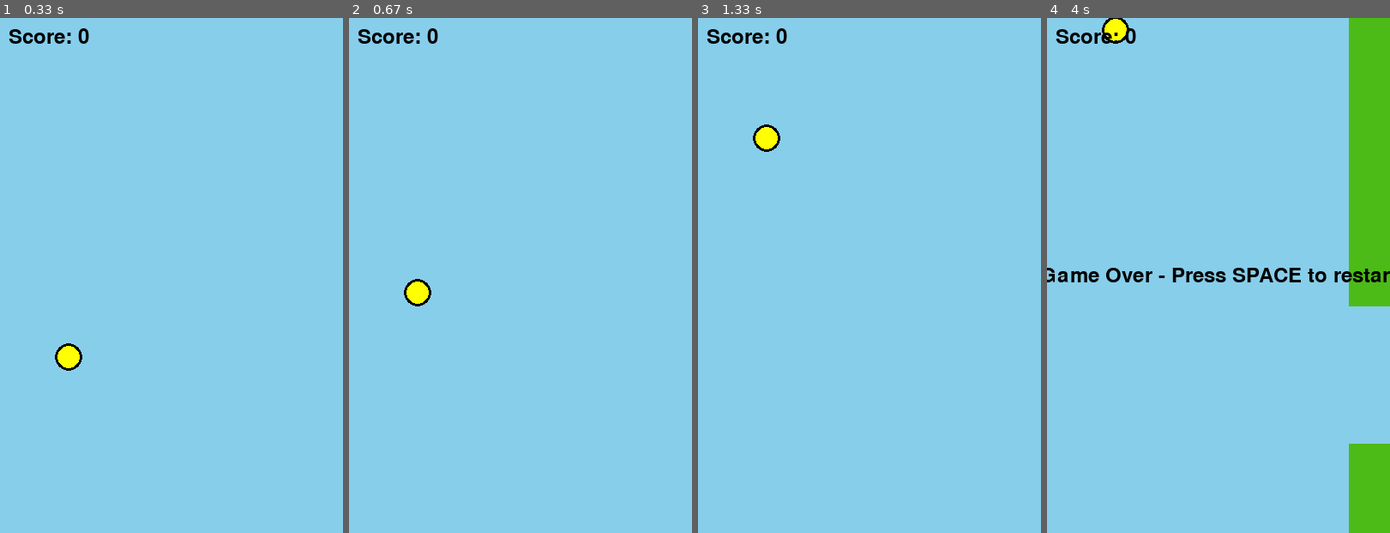
Above: before the commit, frames 1-4 (left to right).
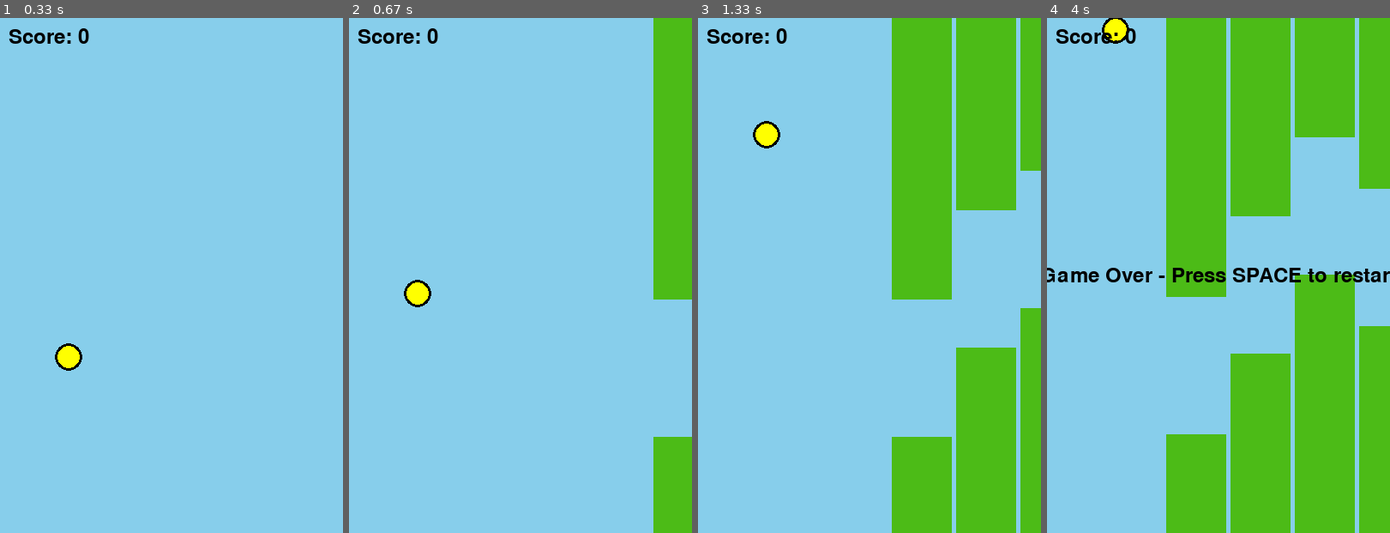
Above: after the commit, the same moments.

Repository: brignano/my-ai-games
Game: pygame game, started from src/flappy/app/play_human.py
Two runs of this game, one before a commit and one after it. Both use one fixed random seed, a clock stepped at 60 frames per second and the inputs below.
Inputs:
- Up to frame 1 (0.33 s): no input
- Up to frame 2 (0.67 s): tap Space at 0.33 s
- Up to frame 3 (1.33 s): tap Space at 0.73, 1.03, 1.23 s
- Up to frame 4 (4 s): tap Space at 1.57, 1.87, 2.07, 2.37, 2.63, 2.97, 3.27, 3.4, 3.8 s

Frame 1 is identical in both runs. In frame 2, 8.3% of the frame differs, in the area x 16-100%, y 0-100%; in frame 3, 30%; in frame 4, 43%, in the area x 34-100%, y 0-100%.

Commit message:
Implement abstract Agent class and add HeuristicAgent for Flappy Bird
- Created an abstract base class `Agent` in `src/common/agent.py` that defines the structure for all agents, requiring implementation of `select_action` and `learn` methods.
- Developed a `HeuristicAgent` in `src/flappy/agents/heuristic_agent.py` that uses a simple heuristic to decide actions based on the bird's position relative to the pipe gap.

Diff:
--- a/src/agents/__init__.py
+++ /dev/null
@@ -1 +0,0 @@
-"""Agents package."""
--- a/src/agents/heuristics.py
+++ /dev/null
@@ -1,26 +0,0 @@
-"""Simple heuristic agents for games."""
-
-
-def flappy_heuristic(state):
-    """
-    Simple rule-based agent for Flappy Bird.
-
-    Args:
-        state: observation from FlappyGame, format:
-               [bird_y_norm, bird_v_norm, pipe_dx_norm, gap_center_y_norm]
-
-    Returns:
-        action: 0 (no-op) or 1 (flap)
-
-    Strategy:
-        - If bird is below the gap center, flap
-        - Otherwise, don't flap
-    """
-    bird_y_norm = state[0]
-    gap_center_y_norm = state[3]
-
-    # Flap if bird is below the gap center
-    if bird_y_norm > gap_center_y_norm:
-        return 1  # flap
-    else:
-        return 0  # no-op
--- /dev/null
+++ b/src/common/agent.py
@@ -0,0 +1,19 @@
+from abc import ABC, abstractmethod
+
+class Agent(ABC):
+    """
+    Abstract base class for all agents in any game.
+    Agents must implement select_action and learn methods.
+    """
+    def __init__(self, action_space):
+        self.action_space = action_space
+
+    @abstractmethod
+    def select_action(self, obs):
+        """Given an observation, select an action."""
+        pass
+
+    @abstractmethod
+    def learn(self, *args, **kwargs):
+        """Optional: update agent based on experience (can be a no-op)."""
+        pass
--- /dev/null
+++ b/src/flappy/agents/heuristic_agent.py
@@ -0,0 +1,24 @@
+import random
+from src.common.agent import Agent
+
+class HeuristicAgent(Agent):
+    """
+    A simple heuristic agent for Flappy Bird:
+    - Flap if the bird is below the center of the next pipe gap.
+    - Otherwise, do nothing.
+    """
+    def __init__(self, action_space):
+        super().__init__(action_space)
+
+    def select_action(self, obs):
+        # obs: [bird_y_norm, bird_v_norm, pipe_dx_norm, gap_center_y_norm]
+        bird_y = obs[0]
+        gap_center = obs[3]
+        # Flap if bird is below the gap center
+        if bird_y < gap_center:
+            return 1  # Flap
+        else:
+            return 0  # No-op
+
+    def learn(self, *args, **kwargs):
+        pass  # No learning for heuristic agent
--- a/src/flappy/agents/random_agent.py
+++ b/src/flappy/agents/random_agent.py
@@ -1,11 +1,12 @@
 import numpy as np
+from src.common.agent import Agent
 
-class RandomAgent:
+class RandomAgent(Agent):
     """
     A simple agent that takes random actions from the environment's action space.
     """
     def __init__(self, action_space):
-        self.action_space = action_space
+        super().__init__(action_space)
 
     def select_action(self, observation):
         return self.action_space.sample()
--- a/src/flappy/app/play_human.py
+++ b/src/flappy/app/play_human.py
@@ -1,22 +1,6 @@
 import pygame
-import random
 import sys
-
-# Game constants
-SCREEN_W, SCREEN_H = 400, 600
-FPS = 60
-
-# Bird properties
-BIRD_X = 80
-BIRD_RADIUS = 16
-GRAVITY = 0.5
-FLAP_STRENGTH = -9
-
-# Pipe properties
-PIPE_WIDTH = 70
-GAP_SIZE = 160
-PIPE_SPEED = 3
-PIPE_INTERVAL = 1500  # ms
+from src.flappy.game import FlappyGame
 
 # Colors
 WHITE = (255, 255, 255)
@@ -24,20 +8,78 @@
 GREEN = (76, 187, 23)
 BLACK = (0, 0, 0)
 
-# Global variables for pygame objects (initialized in main)
-screen = None
-clock = None
-font = None
 
-def new_pipe(x):
-    gap_y = random.randint(100, SCREEN_H - 100 - GAP_SIZE)
-    top = pygame.Rect(x, 0, PIPE_WIDTH, gap_y)
-    bottom = pygame.Rect(x, gap_y + GAP_SIZE, PIPE_WIDTH, SCREEN_H - (gap_y + GAP_SIZE))
-    return {"top": top, "bottom": bottom, "passed": False}
+def draw_bird(screen, game):
+    pygame.draw.circle(screen, BLACK, (game.BIRD_X,
+                       int(game.bird_y)), game.BIRD_RADIUS)
+    pygame.draw.circle(screen, (255, 255, 0), (game.BIRD_X,
+                       int(game.bird_y)), game.BIRD_RADIUS - 3)
 
-def draw_bird(y):
-    pygame.draw.circle(screen, BLACK, (BIRD_X, int(y)), BIRD_RADIUS)
-    pygame.draw.circle(screen, (255,255,0), (BIRD_X, int(y)), BIRD_RADIUS - 3)  # inner
+
+def draw_pipes(screen, game):
+    for p in game.pipes:
+        # Top pipe
+        pygame.draw.rect(screen, GREEN, pygame.Rect(
+            p["top_x"], 0, game.PIPE_WIDTH, p["top_h"]))
+        # Bottom pipe
+        pygame.draw.rect(screen, GREEN, pygame.Rect(
+            p["bottom_x"], p["bottom_y"], game.PIPE_WIDTH, p["bottom_h"]))
+
+
+def main():
+    pygame.init()
+    screen = pygame.display.set_mode(
+        (FlappyGame.SCREEN_W, FlappyGame.SCREEN_H))
+    clock = pygame.time.Clock()
+    font = pygame.font.SysFont(None, 36)
+    FPS = 60
+
+    running = True
+    game = FlappyGame()
+    obs = game.reset()
+    game_over = False
+
+    while running:
+        dt = clock.tick(FPS)
+        for event in pygame.event.get():
+            if event.type == pygame.QUIT:
+                running = False
+                break
+            if event.type == pygame.KEYDOWN:
+                if event.key == pygame.K_SPACE:
+                    if game.done:
+                        obs = game.reset()
+                    else:
+                        obs, reward, done, info = game.step(
+                            FlappyGame.ACTION_FLAP)
+                if event.key == pygame.K_ESCAPE:
+                    running = False
+
+        if not game.done:
+            obs, reward, done, info = game.step(FlappyGame.ACTION_NOOP)
+
+        # drawing
+        screen.fill(SKY)
+        draw_bird(screen, game)
+        draw_pipes(screen, game)
+
+        score_surf = font.render(f"Score: {game.score}", True, BLACK)
+        screen.blit(score_surf, (10, 10))
+
+        if game.done:
+            go = font.render("Game Over - Press SPACE to restart", True, BLACK)
+            rect = go.get_rect(
+                center=(FlappyGame.SCREEN_W//2, FlappyGame.SCREEN_H//2))
+            screen.blit(go, rect)
+
+        pygame.display.flip()
+
+    pygame.quit()
+    sys.exit()
+
+
+if __name__ == "__main__":
+    main()
 
 def draw_pipes(pipes):
     for p in pipes:
--- a/src/flappy/app/train_agent.py
+++ b/src/flappy/app/train_agent.py
@@ -2,23 +2,41 @@
 Train a random agent in the Flappy Bird Gym environment (for demonstration).
 """
 
-import os
-import sys
-from dotenv import load_dotenv
-load_dotenv()
-from src.flappy.env.pygame_flappy_env import PygameFlappyEnv
-from src.flappy.agents.random_agent import RandomAgent
 
-NUM_EPISODES = 5
+def get_agent_class(name):
+    if name == "random":
+        from src.flappy.agents.random_agent import RandomAgent
+        return RandomAgent
+    elif name == "heuristic":
+        from src.flappy.agents.heuristic_agent import HeuristicAgent
+        return HeuristicAgent
+    else:
+        raise ValueError(f"Unknown agent: {name}")
 
 
 def main():
+    import argparse
+    import os
+    from src.flappy.env.pygame_flappy_env import PygameFlappyEnv
+    from dotenv import load_dotenv
+    load_dotenv()
 
-    render = os.environ.get("RENDER") == "1" or "--render" in sys.argv
+    parser = argparse.ArgumentParser()
+    parser.add_argument("--agent", type=str, default=os.environ.get("AGENT",
+                        "random"), help="Agent to use: random or heuristic")
+    parser.add_argument("--render", action="store_true",
+                        help="Render the environment")
+    parser.add_argument("--episodes", type=int, default=int(
+        os.environ.get("NUM_EPISODES", 5)), help="Number of episodes to run")
+    args = parser.parse_args()
+
+    render = os.environ.get("RENDER") == "1" or args.render
     env = PygameFlappyEnv()
-    agent = RandomAgent(env.action_space)
 
-    for episode in range(NUM_EPISODES):
+    AgentClass = get_agent_class(args.agent)
+    agent = AgentClass(env.action_space)
+
+    for episode in range(args.episodes):
         obs, info = env.reset()
         done = False
         total_reward = 0
@@ -27,7 +45,7 @@
         while not done:
             action = agent.select_action(obs)
             obs, reward, done, truncated, info = env.step(action)
-            agent.learn(obs, reward, done, info)  # No-op for random agent
+            agent.learn(obs, reward, done, info)
             total_reward += reward
             steps += 1
             if render:
@@ -39,3 +57,4 @@
 
 if __name__ == "__main__":
     main()
+    main()
--- a/src/snake/app/play_human.py
+++ b/src/snake/app/play_human.py
@@ -1,12 +1,7 @@
 import pygame
-import random
 import sys
-
-# Game constants
-CELL = 20
-COLS, ROWS = 20, 20
-SCREEN_W, SCREEN_H = COLS * CELL, ROWS * CELL
-FPS = 10
+import numpy as np
+from src.snake.game import SnakeGame
 
 # Colors
 WHITE = (255, 255, 255)
@@ -15,36 +10,33 @@
 RED = (200, 0, 0)
 BLUE = (50, 150, 255)
 
-# Global variables for pygame objects (initialized in main)
-screen = None
-clock = None
-font = None
+CELL = 20
+SCREEN_W, SCREEN_H = SnakeGame.COLS * CELL, SnakeGame.ROWS * CELL
+FPS = 10
 
-def random_cell(exclude):
-    while True:
-        p = (random.randrange(COLS), random.randrange(ROWS))
-        if p not in exclude:
-            return p
-
-def draw_rect(pos, color):
-    x, y = pos
-    pygame.draw.rect(screen, color, pygame.Rect(x*CELL, y*CELL, CELL, CELL))
+def draw_board(screen, game):
+    obs = game._get_obs()
+    # Draw food
+    food_pos = np.argwhere(obs[:,:,1] == 1)
+    for fy, fx in food_pos:
+        pygame.draw.rect(screen, RED, pygame.Rect(fx*CELL, fy*CELL, CELL, CELL))
+    # Draw snake
+    snake_pos = np.argwhere(obs[:,:,0] == 1)
+    for i, (sy, sx) in enumerate(snake_pos):
+        color = GREEN if i == 0 else BLUE
+        pygame.draw.rect(screen, color, pygame.Rect(sx*CELL, sy*CELL, CELL, CELL))
 
 def main():
-    global screen, clock, font
-
-    # Initialize pygame
     pygame.init()
     screen = pygame.display.set_mode((SCREEN_W, SCREEN_H))
     clock = pygame.time.Clock()
     font = pygame.font.SysFont(None, 32)
 
     running = True
-    snake = [(COLS//2, ROWS//2), (COLS//2 - 1, ROWS//2), (COLS//2 - 2, ROWS//2)]
-    direction = (1, 0)  # moving right
-    food = random_cell(snake)
-    score = 0
-    game_over = False
+    game = SnakeGame()
+    obs = game.reset()
+
+    direction = SnakeGame.ACTION_RIGHT
 
     while running:
         for event in pygame.event.get():
@@ -52,48 +44,30 @@
                 running = False
                 break
             if event.type == pygame.KEYDOWN:
-                if event.key == pygame.K_r and game_over:
-                    # restart
-                    snake = [(COLS//2, ROWS//2), (COLS//2 - 1, ROWS//2), (COLS//2 - 2, ROWS//2)]
-                    direction = (1, 0)
-                    food = random_cell(snake)
-                    score = 0
-                    game_over = False
-                if not game_over:
-                    if event.key in (pygame.K_UP, pygame.K_w) and direction != (0, 1):
-                        direction = (0, -1)
-                    elif event.key in (pygame.K_DOWN, pygame.K_s) and direction != (0, -1):
-                        direction = (0, 1)
-                    elif event.key in (pygame.K_LEFT, pygame.K_a) and direction != (1, 0):
-                        direction = (-1, 0)
-                    elif event.key in (pygame.K_RIGHT, pygame.K_d) and direction != (-1, 0):
-                        direction = (1, 0)
+                if event.key == pygame.K_r and game.done:
+                    obs = game.reset()
+                    direction = SnakeGame.ACTION_RIGHT
+                if not game.done:
+                    if event.key in (pygame.K_UP, pygame.K_w):
+                        direction = SnakeGame.ACTION_UP
+                    elif event.key in (pygame.K_DOWN, pygame.K_s):
+                        direction = SnakeGame.ACTION_DOWN
+                    elif event.key in (pygame.K_LEFT, pygame.K_a):
+                        direction = SnakeGame.ACTION_LEFT
+                    elif event.key in (pygame.K_RIGHT, pygame.K_d):
+                        direction = SnakeGame.ACTION_RIGHT
 
-        if not game_over:
-            # move
-            head = (snake[0][0] + direction[0], snake[0][1] + direction[1])
-            # check collisions
-            if (head[0] < 0 or head[0] >= COLS or head[1] < 0 or head[1] >= ROWS) or (head in snake):
-                game_over = True
-            else:
-                snake.insert(0, head)
-                if head == food:
-                    score += 1
-                    food = random_cell(snake)
-                else:
-                    snake.pop()
+        if not game.done:
+            obs, reward, done, info = game.step(direction)
 
         # draw
         screen.fill(BLACK)
-        draw_rect(food, RED)
-        for i, s in enumerate(snake):
-            color = GREEN if i == 0 else BLUE
-            draw_rect(s, color)
+        draw_board(screen, game)
 
-        score_surf = font.render(f"Score: {score}", True, WHITE)
+        score_surf = font.render(f"Score: {game.score}", True, WHITE)
         screen.blit(score_surf, (5, 5))
 
-        if game_over:
+        if game.done:
             go = font.render("Game Over - Press R to restart", True, WHITE)
             rect = go.get_rect(center=(SCREEN_W//2, SCREEN_H//2))
             screen.blit(go, rect)
Not shown, added: notebooks/flappy/README.md
Not shown, changed: requirements.txt
Not shown, changed: .env.example
Not shown, added: notebooks/flappy/agents_demo.ipynb
